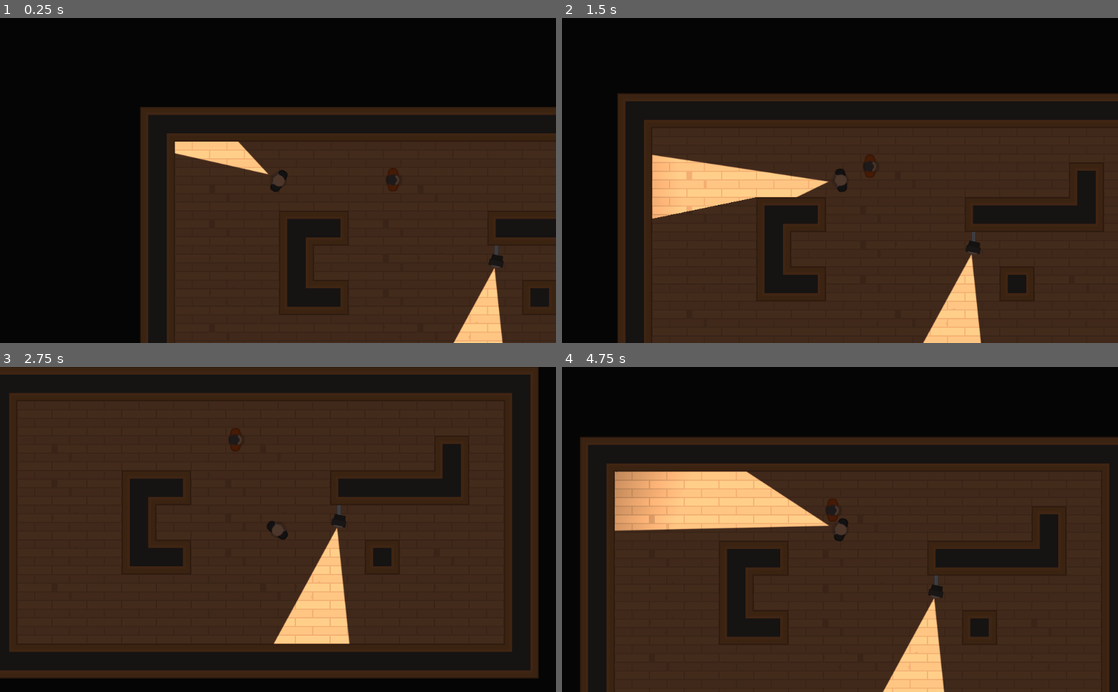
Above: before the commit, frames 1-4 (two rows, left to right).
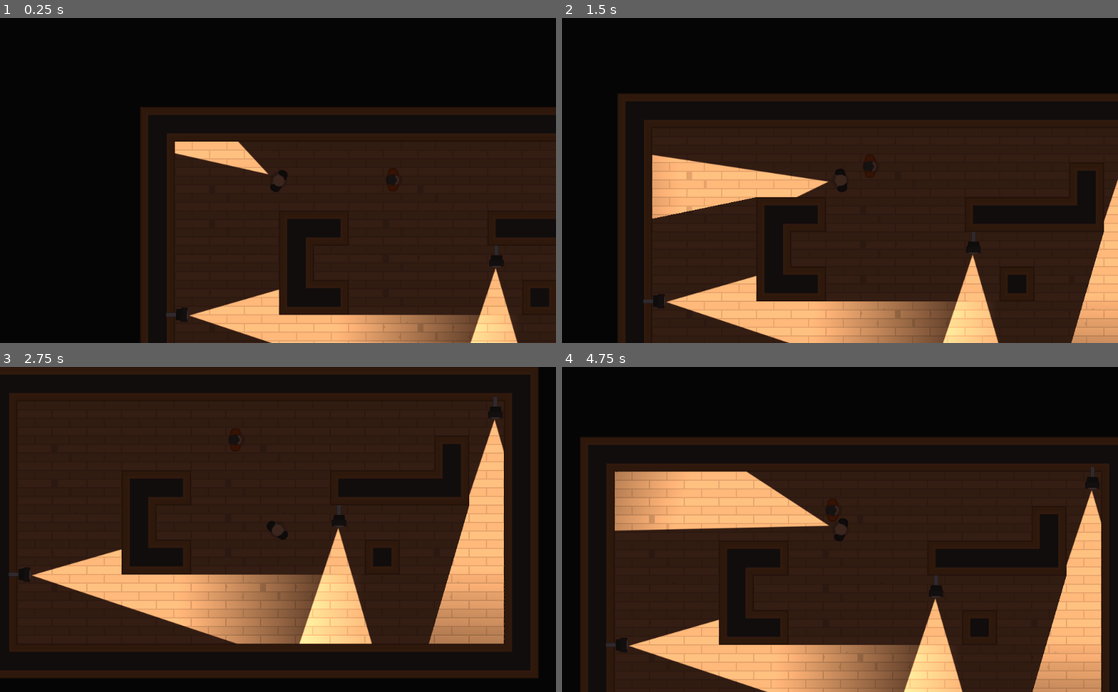
Above: after the commit, the same moments.

Repository: bruhify32/SpyTheGame
Game: Godot game, scene res://Levels/TemplateLevel.tscn
Two runs of this game, one before a commit and one after it. Both use one fixed random seed, a clock stepped at 60 frames per second and the inputs below. Before the commit the project has no main scene; this scene is started directly in both runs.
Inputs (mouse positions are in pixels of both pictures, inside the frame that each line leads up to):
- Up to frame 1 (0.25 s): no input
- Up to frame 2 (1.5 s): tap Enter at 0.5 s; move the mouse to (962, 164) at 0.52 s; hold D (move_right) 0.53-1.28 s; tap Space (torch_toggle) at 0.6, 1.35 s; move the mouse to (728, 196) at 1.27 s; hold S (move_down) from 1.28 s (still down)
- Up to frame 3 (2.75 s): move the mouse to (333, 458) at 2.02 s; release S (move_down) at 2.03 s; hold D (move_right) from 2.03 s (still down); tap Space (torch_toggle) at 2.1 s
- Up to frame 4 (4.75 s): move the mouse to (812, 594) at 2.77 s; release D (move_right) at 2.78 s; hold W (move_up) 2.78-3.53 s; tap Space (torch_toggle) at 2.85, 3.6, 4.35 s; move the mouse to (1006, 578) at 3.52 s; hold A (move_left) from 3.53 s (still down); move the mouse to (673, 480) at 4.27 s

The runs differ from the first frame. In frame 1, 5.2% of the frame differs, in the area x 29-94%, y 72-100%; in frame 2, 8.8%; in frame 3, 14%, in the area x 1-91%, y 9-86%; in frame 4, 12%.

Commit message:
added player detection with fov and los

Diff:
--- a/Character/NPCs/SecurityCamera.tscn
+++ b/Character/NPCs/SecurityCamera.tscn
@@ -1,8 +1,9 @@
-[gd_scene load_steps=6 format=2]
+[gd_scene load_steps=7 format=2]
 
 [ext_resource path="res://GFX/PNG/Tiles/tile_463.png" type="Texture" id=1]
 [ext_resource path="res://GFX/PNG/Tiles/tile_536.png" type="Texture" id=2]
 [ext_resource path="res://Lightmaps/Torch.tscn" type="PackedScene" id=3]
+[ext_resource path="res://Character/NPCs/player_detection.gd" type="Script" id=4]
 
 [sub_resource type="RectangleShape2D" id=1]
 
@@ -31,10 +32,10 @@
 
 [node name="CameraBody" type="KinematicBody2D" parent="."]
 position = Vector2( 13.4488, -0.334148 )
-rotation = 0.202209
-__meta__ = {
-"_edit_group_": true
-}
+rotation = 0.0261799
+collision_layer = 4
+collision_mask = 3
+script = ExtResource( 4 )
 
 [node name="Sprite" type="Sprite" parent="CameraBody"]
 rotation = 1.57079
--- /dev/null
+++ b/Character/NPCs/player_detection.gd
@@ -0,0 +1,41 @@
+extends "res://Character/template_character.gd"
+
+
+const FOV_TOLERANCE : int = 20;
+const RED : Color = Color(1.0,0.25,0.25);
+const WHITE : Color = Color(1,1,1);
+
+onready var torch : Light2D = $Torch;
+
+var player : Node2D;
+
+func _ready():
+	player = get_node("/root").find_node("Player",true,false);
+
+func _process(delta):
+	if player_in_fov() and player_in_los():
+		torch.color = RED;
+	else:
+		torch.color = WHITE;
+
+func player_in_fov():
+	var npc_facing_direction : Vector2 = Vector2(1,0).rotated(global_rotation);
+	var direction_to_player = (player.position - global_position).normalized();
+	if abs(direction_to_player.angle_to(npc_facing_direction)) < deg2rad(FOV_TOLERANCE):
+		return true;
+	else:
+		return false;
+
+func player_in_los():
+	var space : Physics2DDirectSpaceState = get_world_2d().direct_space_state;
+	var los_obstacle = space.intersect_ray(global_position,player.global_position,[self],collision_mask);
+
+	if not los_obstacle:
+		return false;
+
+	var distance_to_player = player.global_position.distance_to(global_position);
+
+	if los_obstacle.collider == player:
+		return true;
+	else:
+		return false;
--- a/Character/Player.tscn
+++ b/Character/Player.tscn
@@ -1,12 +1,12 @@
-[gd_scene load_steps=6 format=2]
+[gd_scene load_steps=5 format=2]
 
 [ext_resource path="res://GFX/PNG/Hitman 1/hitman1_stand.png" type="Texture" id=1]
 [ext_resource path="res://Character/template_character.tscn" type="PackedScene" id=2]
 [ext_resource path="res://Character/Player.gd" type="Script" id=3]
 [ext_resource path="res://Lightmaps/Torch.tscn" type="PackedScene" id=4]
-[ext_resource path="res://Lightmaps/torchmap.png" type="Texture" id=5]
 
 [node name="Player" instance=ExtResource( 2 )]
+collision_mask = 6
 script = ExtResource( 3 )
 
 [node name="Sprite" parent="." index="0"]
@@ -14,5 +14,3 @@
 
 [node name="Torch" parent="." index="2" instance=ExtResource( 4 )]
 position = Vector2( 16, 0 )
-texture = ExtResource( 5 )
-offset = Vector2( 320, 0 )
--- a/Levels/TemplateLevel.tscn
+++ b/Levels/TemplateLevel.tscn
@@ -9,6 +9,8 @@
 
 [node name="TileMap" type="TileMap" parent="."]
 tile_set = ExtResource( 1 )
+collision_layer = 2
+collision_mask = 5
 format = 1
 tile_data = PoolIntArray( 0, 2, 0, 1, 2, 2, 2, 2, 2, 3, 2, 2, 4, 2, 2, 5, 2, 2, 6, 2, 2, 7, 2, 2, 8, 2, 2, 9, 2, 2, 10, …(1922 unchanged characters)…
 
@@ -19,7 +21,7 @@
 current = true
 
 [node name="CanvasModulate" type="CanvasModulate" parent="."]
-color = Color( 0.305882, 0.262745, 0.262745, 1 )
+color = Color( 0.235294, 0.180392, 0.180392, 1 )
 
 [node name="TemplateCharacter" parent="." instance=ExtResource( 3 )]
 position = Vector2( 467.288, 134.873 )
@@ -27,3 +29,10 @@
 [node name="SecurityCamera" parent="." instance=ExtResource( 4 )]
 position = Vector2( 656, 272 )
 rotation = 1.57079
+
+[node name="SecurityCamera2" parent="." instance=ExtResource( 4 )]
+position = Vector2( 64, 384 )
+
+[node name="SecurityCamera3" parent="." instance=ExtResource( 4 )]
+position = Vector2( 944, 72 )
+rotation = 1.57079
--- a/project.godot
+++ b/project.godot
@@ -11,6 +11,7 @@
 [application]
 
 config/name="SpyTheGame"
+run/main_scene="res://Levels/TemplateLevel.tscn"
 config/icon="res://icon.png"
 
 [input]
@@ -41,6 +42,12 @@
  ]
 }
 
+[layer_names]
+
+2d_physics/layer_1="Player"
+2d_physics/layer_2="Tilemap"
+2d_physics/layer_3="NPC"
+
 [physics]
 
 common/enable_pause_aware_picking=true
